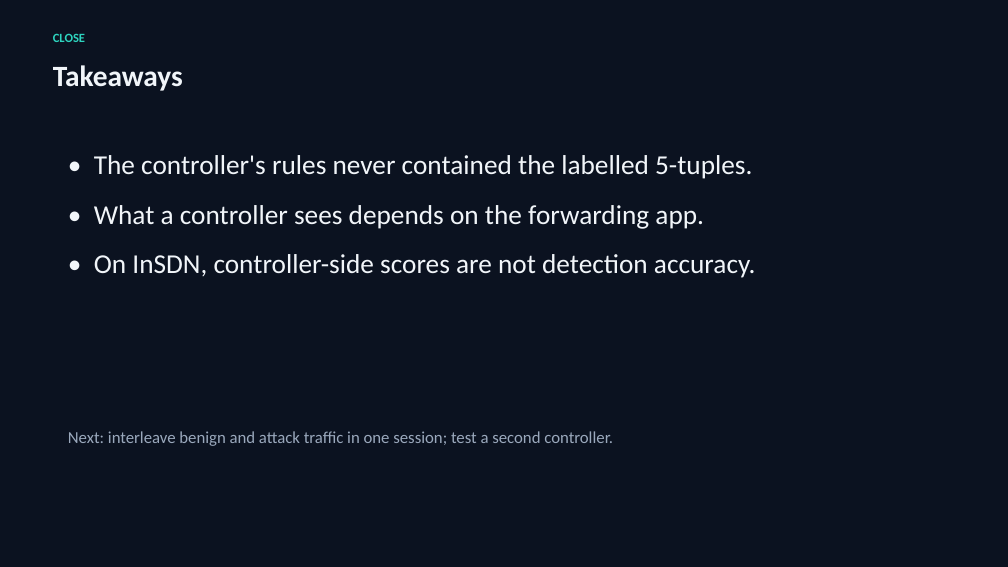
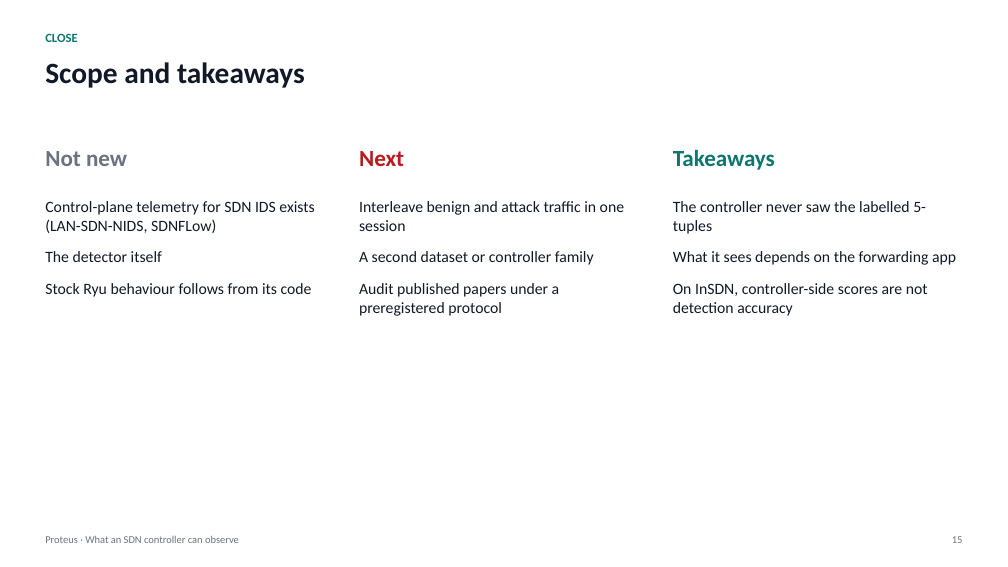
Before and after one commit to adhyan-jain/Proteus, a slide deck: slide 15 of research/insdn_controller/PRESENTATION.pptx (slide 12 before the commit). Drawn at 1008x567 pixels with LibreOffice and Linux fonts; fonts in the diff are those of the drawing. Boxes give left, top, right and bottom in pixels: in the first picture for what was removed or moved away, otherwise in the second. Text is boxed around its words. In the diff, an @@ line names an element or a change of style, - is before the commit and + after.

```diff
--- a/research/insdn_controller/PRESENTATION.pptx
+++ b/research/insdn_controller/PRESENTATION.pptx
@@ background #0B1220 to #FFFFFF @@
@@ text "CLOSE" at bbox=[45, 33, 77, 42]: text colour #2DD4BF to #0F766E @@
@@ text added at bbox=[45, 62, 305, 88], 28 pt, text #111827, bold @@
+Scope and takeaways
@@ text "Takeaways": place and size @@
-text "Takeaways" at bbox=[53, 65, 183, 91]
+text "Takeaways" at bbox=[673, 149, 775, 170]
@@ text "Takeaways" at bbox=[673, 149, 775, 170]: size 28 to 22 pt, text colour #F1F5F9 to #0F766E @@
@@ text added at bbox=[45, 151, 127, 166], 22 pt, text #6B7280, bold @@
+Not new
@@ text added at bbox=[359, 151, 404, 166], 22 pt, text #B91C1C, bold @@
+Next
@@ text added at bbox=[45, 201, 314, 297], 15 pt, text #111827 @@
+Control-plane telemetry for SDN IDS exists (LAN-SDN-NIDS, SDNFLow)
+The detector itself
+Stock Ryu behaviour follows from its code
@@ text at bbox=[359, 201, 624, 316]: text changed; size 16 to 15 pt; text colour #9AA8BC to #111827 @@
-Next: interleave benign and attack traffic in one session; test a second controller.
+Interleave benign and attack traffic in one session
+A second dataset or controller family
+Audit published papers under a preregistered protocol
@@ text at bbox=[673, 201, 956, 316]: text changed; size 26 to 15 pt; text colour #F1F5F9 to #111827 @@
-• The controller's rules never contained the labelled 5-tuples.
-• What a controller sees depends on the forwarding app.
-• On InSDN, controller-side scores are not detection accuracy.
+The controller never saw the labelled 5-tuples
+What it sees depends on the forwarding app
+On InSDN, controller-side scores are not detection accuracy
@@ text added at bbox=[45, 536, 239, 543], 10 pt, text #6B7280 @@
+Proteus · What an SDN controller can observe
@@ text added at bbox=[952, 536, 963, 543], 10 pt, text #6B7280 @@
+15
```
Also in this commit, not shown: 4 other slides changed, 10 slides added, 7 slides removed, 1 other file.
